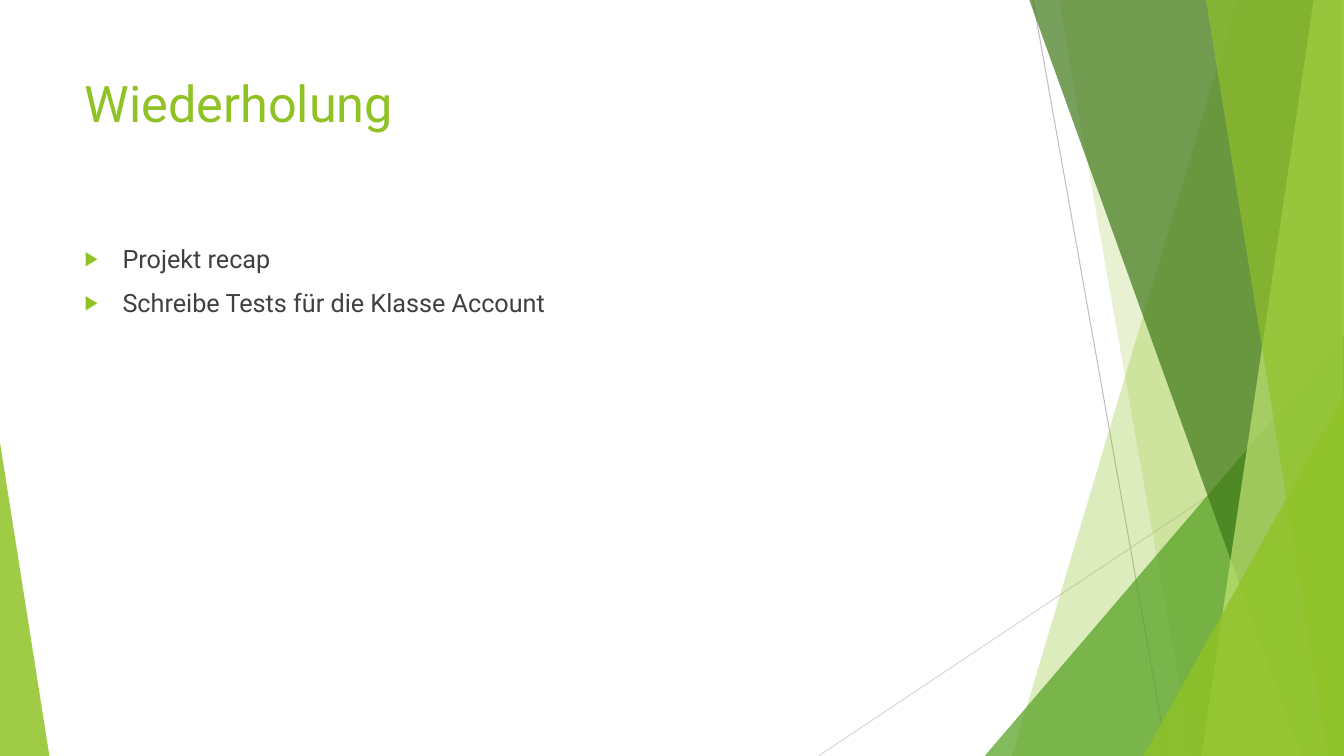
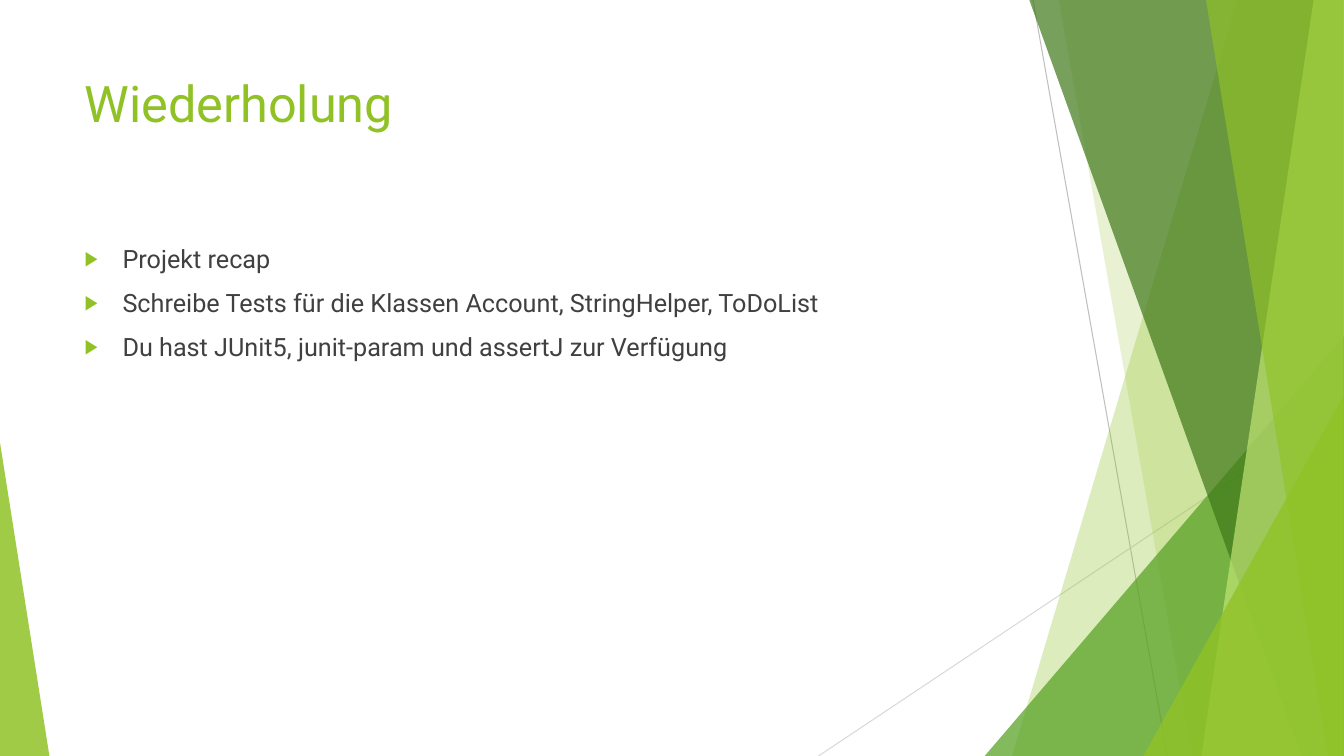
Before and after one commit to MichaelZett/20231123_junit, a slide deck: slide 80 of JUnit_intensiv.pptx. Drawn at 1344x756 pixels with LibreOffice and Linux fonts; fonts in the diff are those of the drawing. Boxes give left, top, right and bottom in pixels: in the first picture for what was removed or moved away, otherwise in the second. Text is boxed around its words. In the diff, an @@ line names an element or a change of style, - is before the commit and + after.

```diff
--- a/JUnit_intensiv.pptx
+++ b/JUnit_intensiv.pptx
@@ text at (x1=123, y1=293, x2=818, y2=362): text changed @@
-▶ Schreibe Tests für die Klasse Account
+▶ Schreibe Tests für die Klassen Account, StringHelper, ToDoList
+▶ Du hast JUnit5, junit-param und assertJ zur Verfügung
```
Also in this commit, not shown: 2 other slides changed, 4 slides added, 26 other files.
